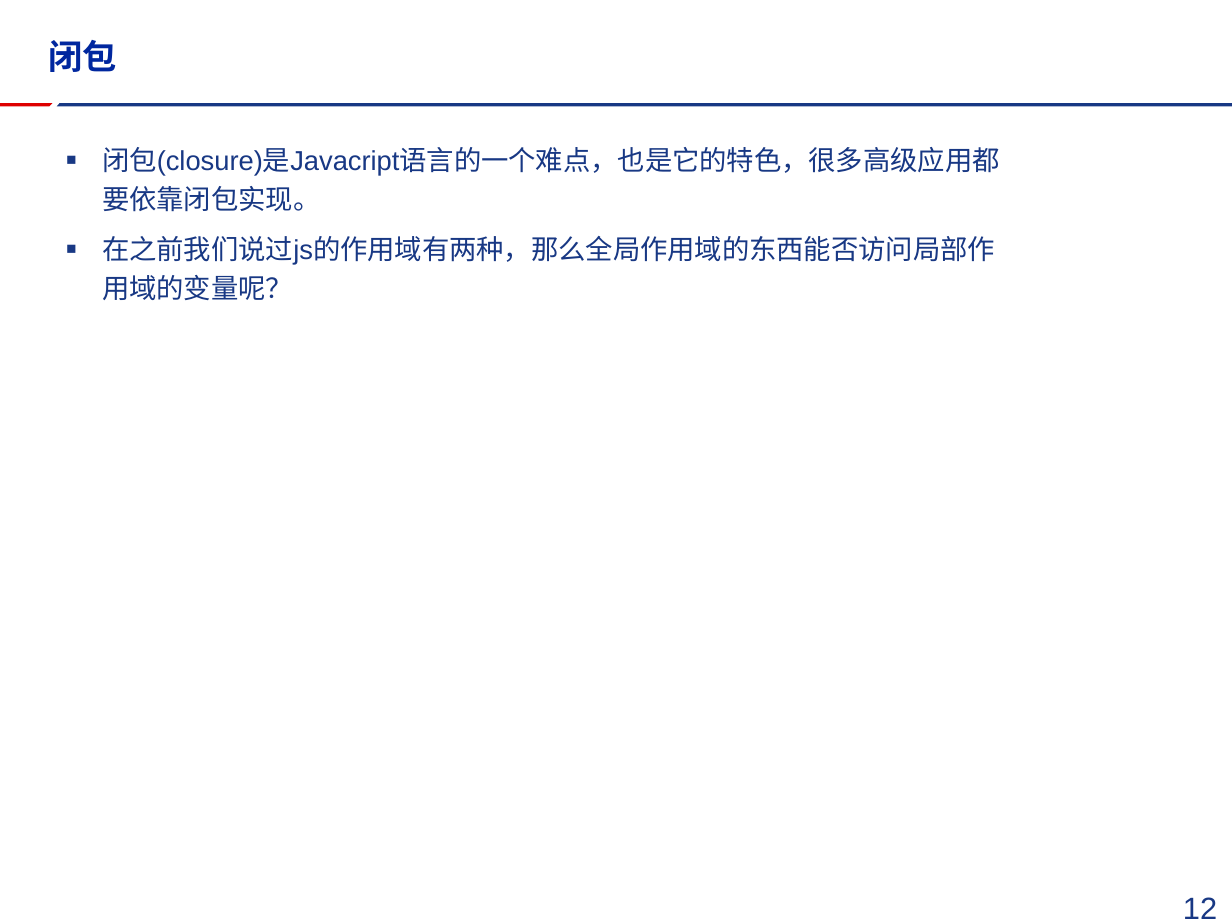
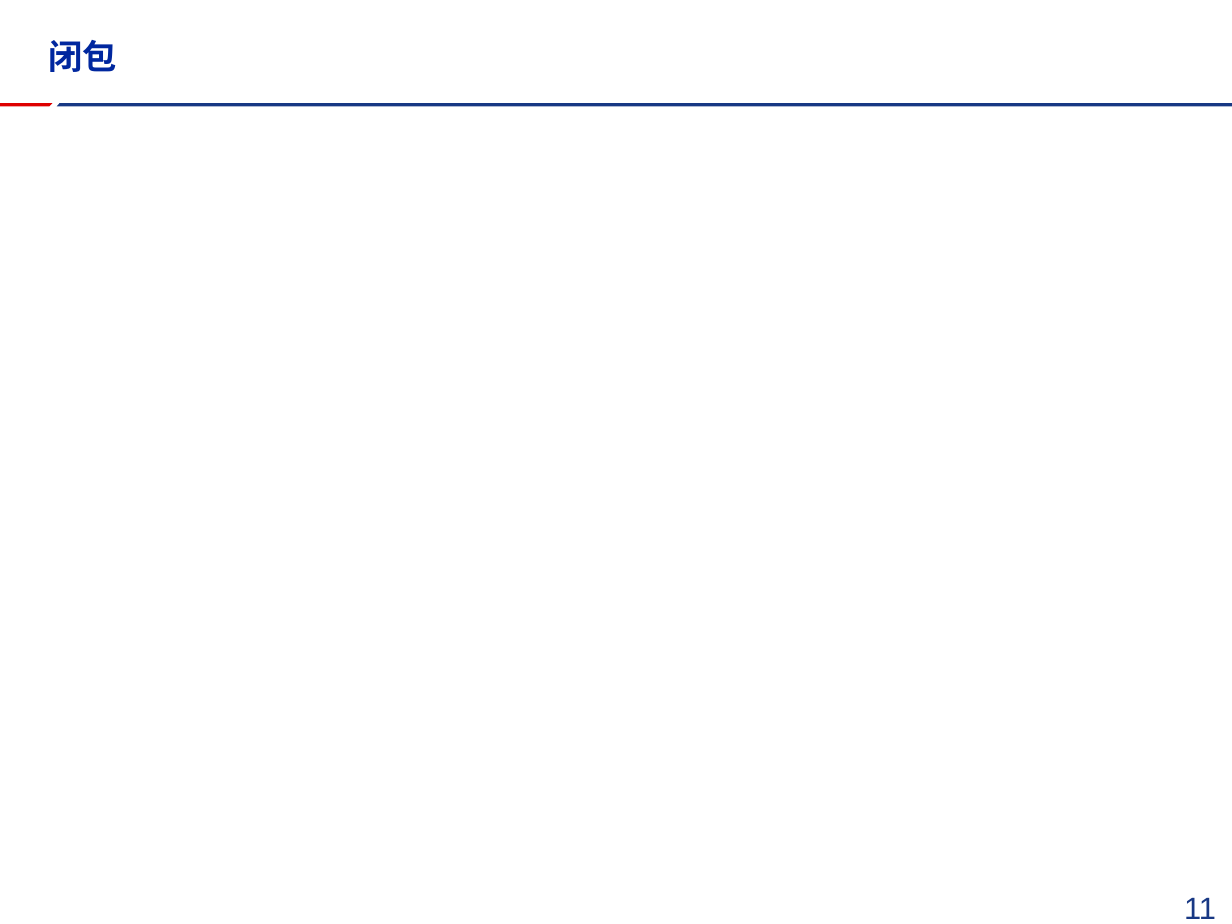
Before and after one commit to FireSmallPanda/swdt, a slide deck: slide 12 of javascript技术分享/mui以及推送分享.pptx (slide 13 before the commit). Drawn at 1232x924 pixels with LibreOffice and Linux fonts; fonts in the diff are those of the drawing; background and template pictures are left out. Boxes give left, top, right and bottom in pixels: in the first picture for what was removed or moved away, otherwise in the second. Text is boxed around its words. In the diff, an @@ line names an element or a change of style, - is before the commit and + after.

```diff
--- a/javascript技术分享/mui以及推送分享.pptx
+++ b/javascript技术分享/mui以及推送分享.pptx
@@ text removed at [102, 147, 1000, 300] @@
-▪ 闭包(closure)是Javacript语言的一个难点，也是它的特色，很多高级应用都要依靠闭包实现。
-▪ 在之前我们说过js的作用域有两种，那么全局作用域的东西能否访问局部作用域的变量呢？
@@ page number at [1184, 897, 1216, 919]: text changed @@
-12
+11
```
Also in this commit, not shown: 2 other slides changed, 1 slide removed, 1 other file.
